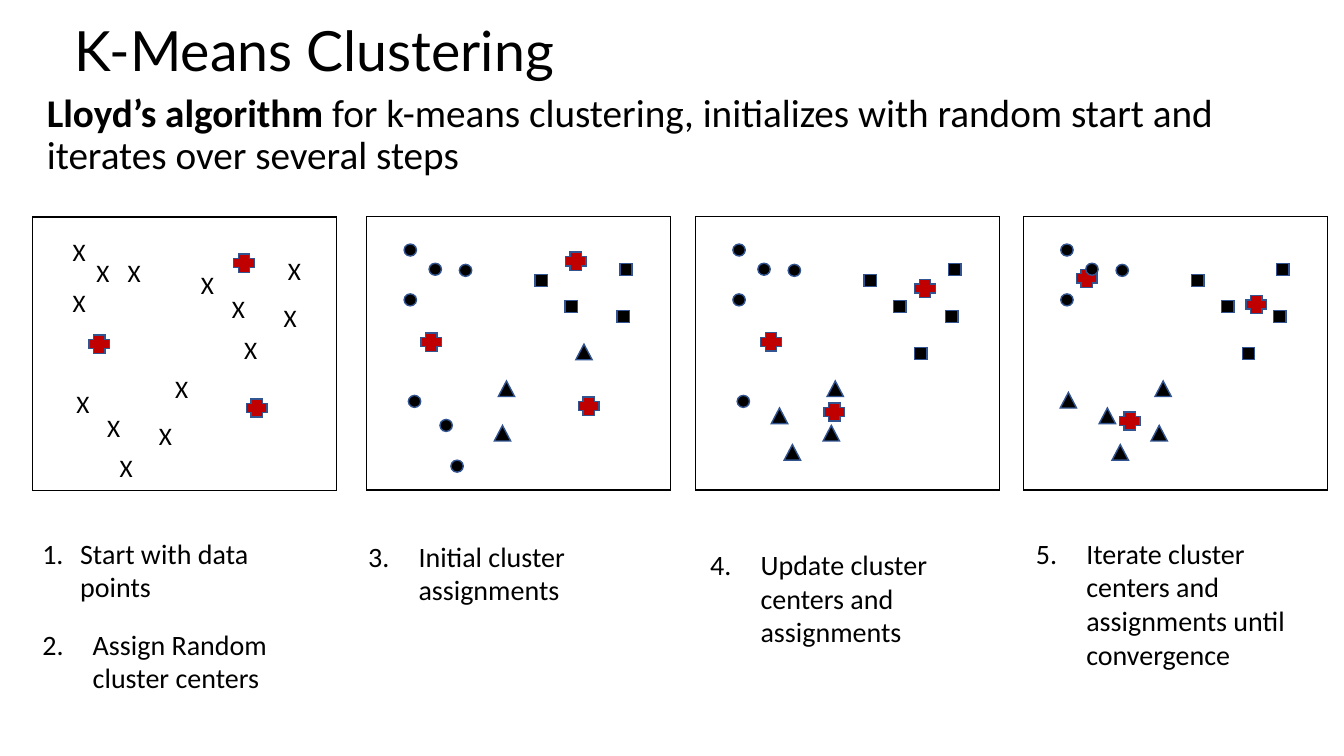
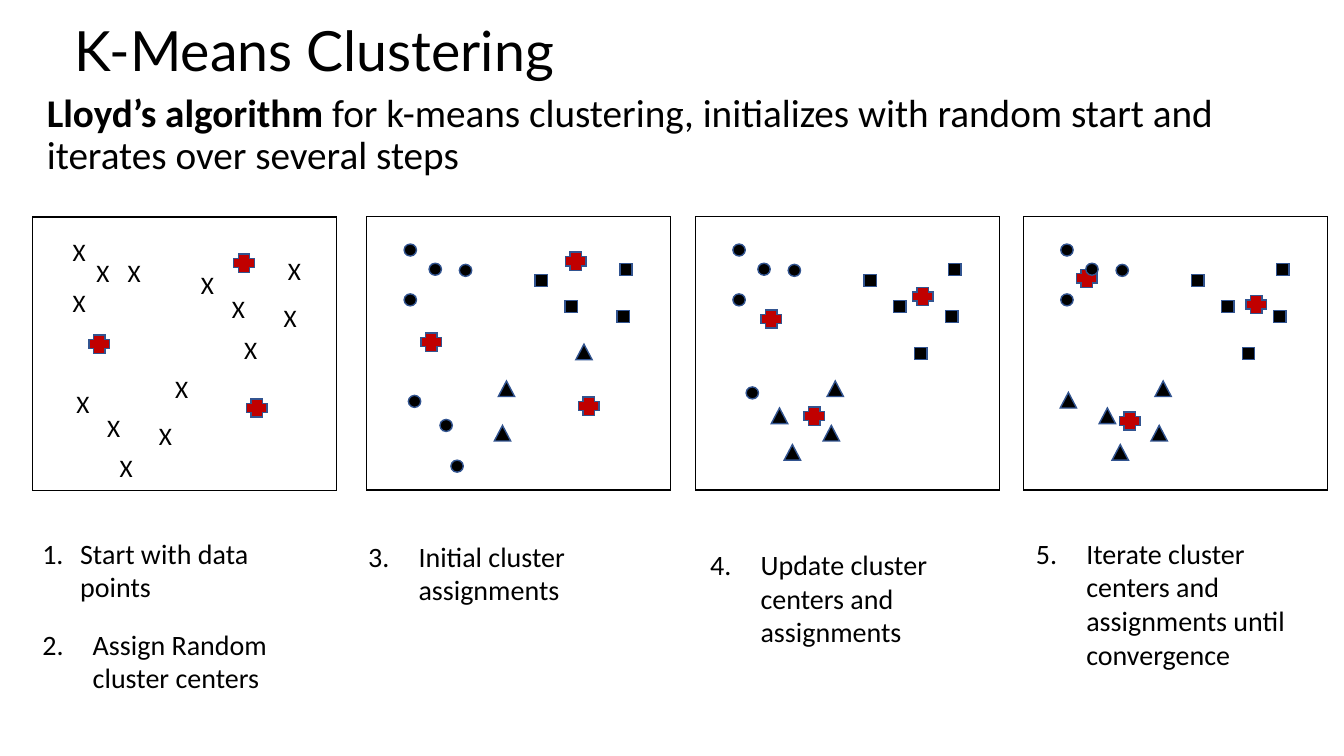
Before and after one commit to TimBohlemann/CSCI-E-108, a slide deck: slide 19 of slides/8_IntroductionToClustering_Part1.pptx. Drawn at 1344x756 pixels with LibreOffice and Linux fonts; fonts in the diff are those of the drawing. Boxes give left, top, right and bottom in pixels: in the first picture for what was removed or moved away, otherwise in the second. Text is boxed around its words. In the diff, an @@ line names an element or a change of style, - is before the commit and + after.

```diff
--- a/slides/8_IntroductionToClustering_Part1.pptx
+++ b/slides/8_IntroductionToClustering_Part1.pptx
@@ plus moved from (x1=914, y1=279, x2=935, y2=297) to (x1=912, y1=287, x2=933, y2=306) @@
@@ plus moved from (x1=761, y1=333, x2=781, y2=351) to (x1=761, y1=310, x2=781, y2=328) @@
@@ ellipse moved from (x1=737, y1=395, x2=749, y2=407) to (x1=746, y1=387, x2=758, y2=399) @@
@@ plus moved from (x1=825, y1=403, x2=845, y2=421) to (x1=805, y1=407, x2=825, y2=425) @@
```
Also in this commit, not shown: 4 other slides changed, 1 slide added.
